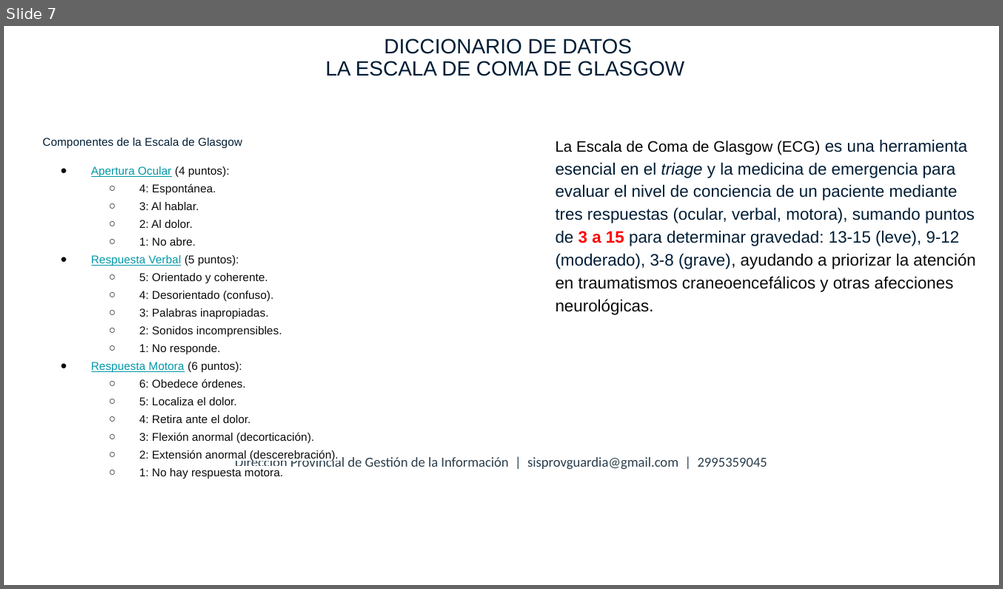
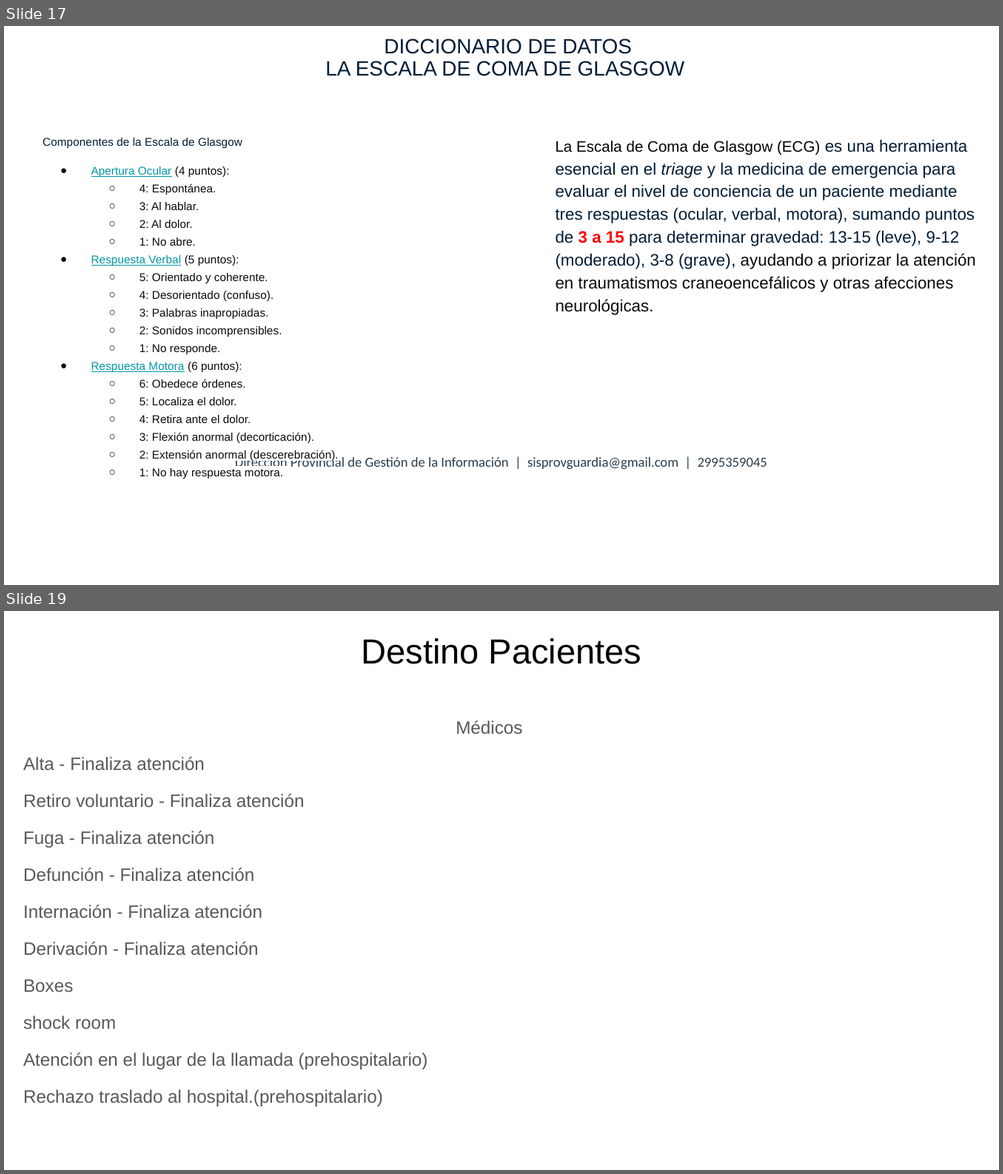
Before and after one commit to sisprovguardia-gustavo/docs, a slide deck: docs/notas_sistema.pptx. Shown one above the other, each under a label of ours: slide 7 before the commit, slides 17 and 19 after it; the slides between them are not shown. The pictures are 1003x589 and 1003x1174 pixels, drawn with LibreOffice and Linux fonts; fonts in the diff are those of the drawing; background and template pictures are left out. Boxes give left, top, right and bottom in pixels: in the first picture for what was removed or moved away, otherwise in the second. Text is boxed around its words. In the diff, an @@ line names an element or a change of style, - is before the commit and + after.

```diff
--- a/docs/notas_sistema.pptx
+++ b/docs/notas_sistema.pptx
@@ slide 19 added at (x1=4, y1=611, x2=999, y2=1170), background #FFFFFF @@
@@ title added at (x1=361, y1=638, x2=641, y2=664), 25.2 pt, text #000000 @@
+Destino Pacientes
@@ text added at (x1=23, y1=721, x2=522, y2=1107), 12.9 pt, text #595959 @@
+Médicos
+Alta - Finaliza atención
+Retiro voluntario - Finaliza atención
+Fuga - Finaliza atención
+Defunción - Finaliza atención
+Internación - Finaliza atención
+Derivación - Finaliza atención
+Boxes
+shock room
+Atención en el lugar de la llamada (prehospitalario)
+Rechazo traslado al hospital.(prehospitalario)
@@ what was slide 7 is now slide 17 @@
```
Also in this commit, not shown: 8 slides changed, 7 other slides added, 1 slide removed, 16 other files.
